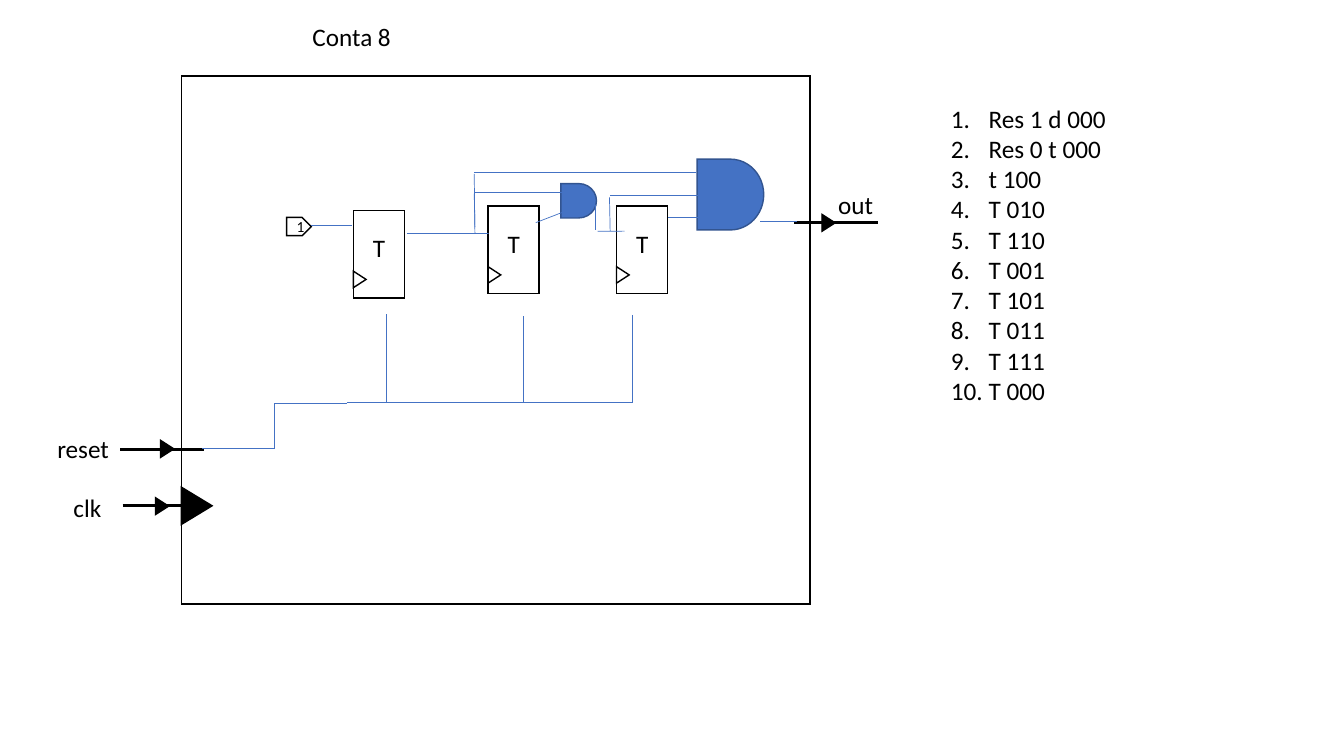
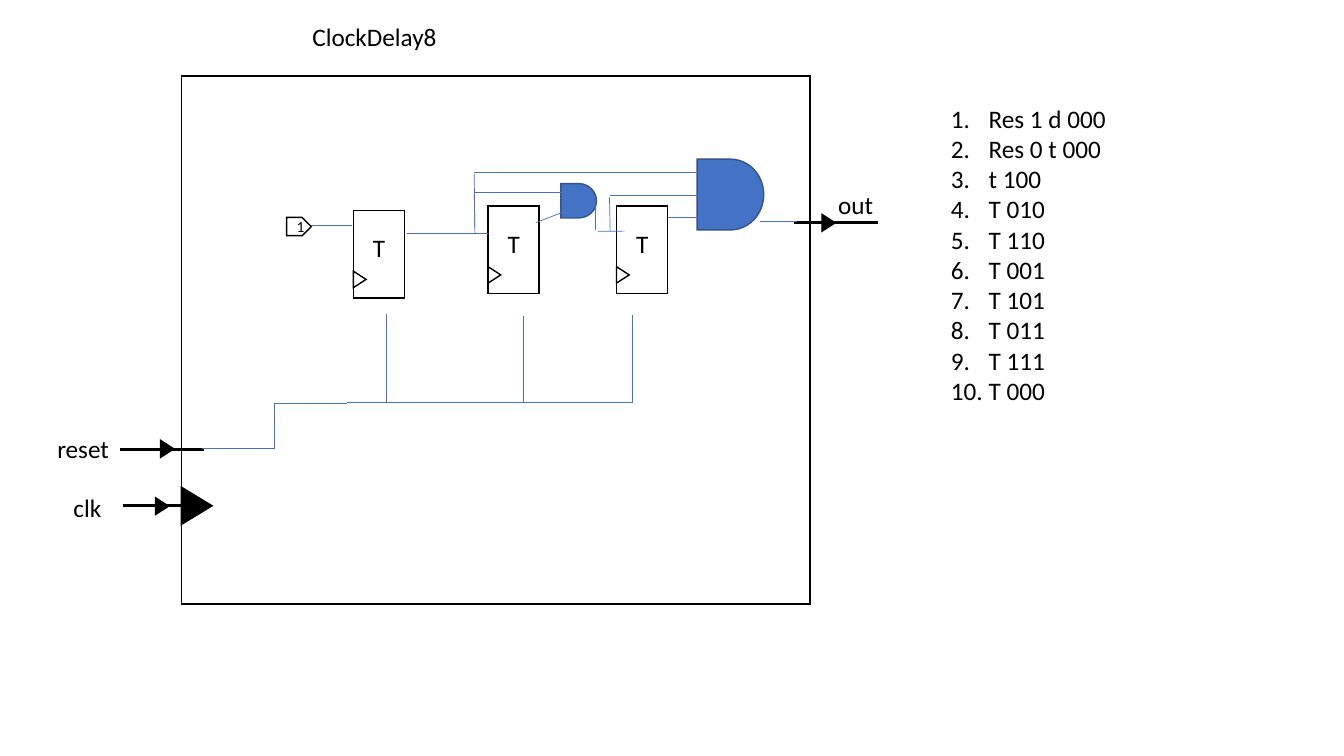
Before and after one commit to FlavioRenzi/UART_Project, a slide deck: slide 7 of UART model.pptx (slide 6 before the commit). Drawn at 1344x756 pixels with LibreOffice and Linux fonts; fonts in the diff are those of the drawing. Boxes give left, top, right and bottom in pixels: in the first picture for what was removed or moved away, otherwise in the second. Text is boxed around its words. In the diff, an @@ line names an element or a change of style, - is before the commit and + after.

```diff
--- a/UART model.pptx
+++ b/UART model.pptx
@@ text at bbox=[312, 28, 436, 50]: text changed @@
-Conta 8
+ClockDelay8
```
Also in this commit, not shown: 5 other slides changed, 1 slide added, 1 other file.
